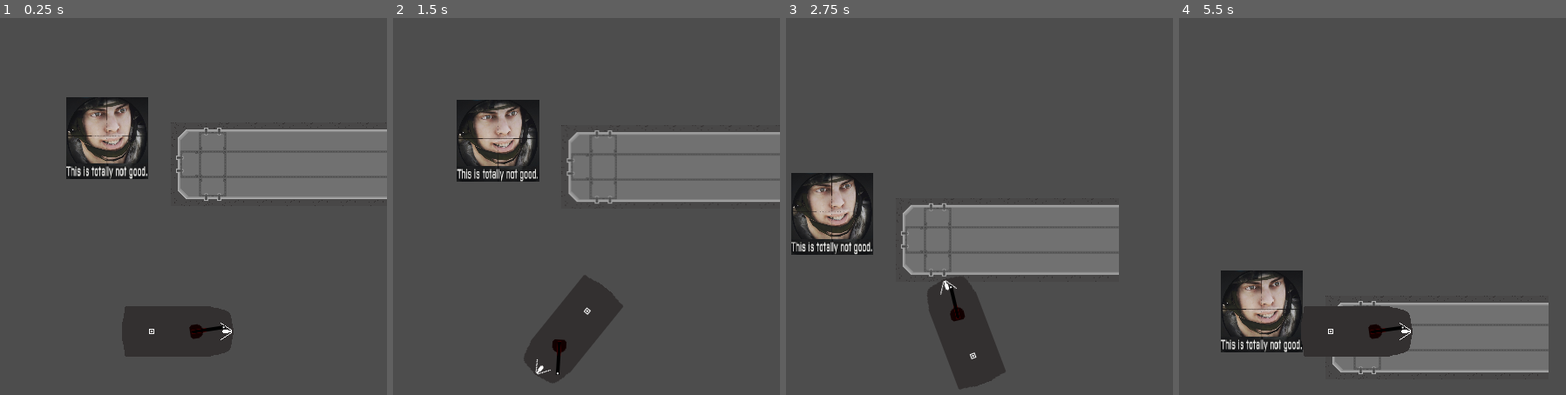
Above: before the commit, frames 1-4 (left to right).
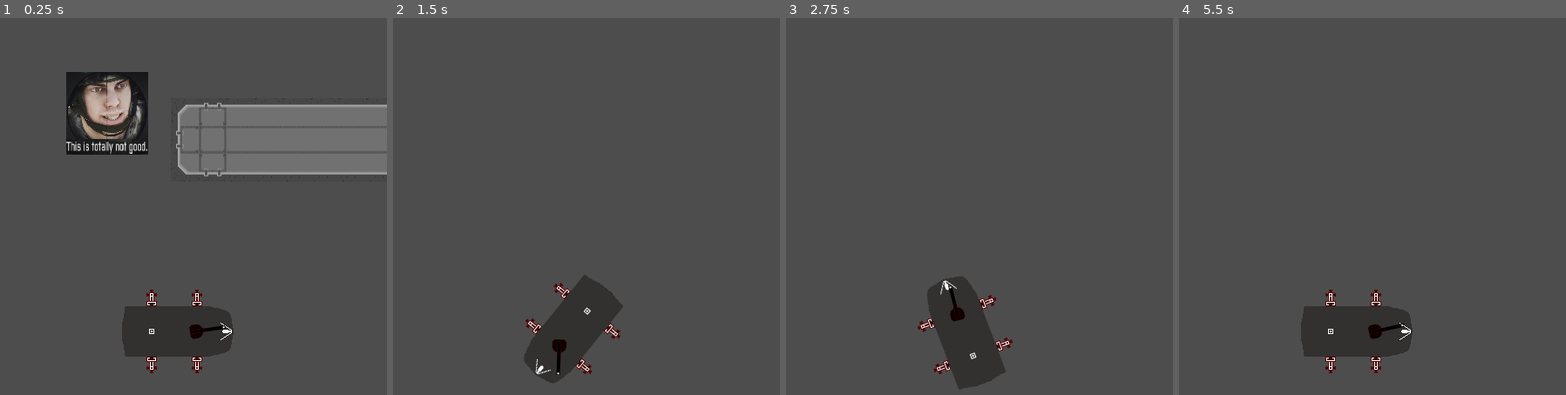
Above: after the commit, the same moments.

Repository: CatWizard47/WormGame
Game: Godot game, scene res://Scenes/main_test_thingy.tscn
The game is run twice, just before and just after one commit, with the same random seed, the same clock (stepped at 60 frames per second) and the same inputs.
Inputs (mouse positions are in pixels of both pictures, inside the frame that each line leads up to):
- Up to frame 1 (0.25 s): no input
- Up to frame 2 (1.5 s): move the mouse to (663, 300) at 0.52 s; press the mouse at (663, 300) at 0.53 s; hold D (move_right) 0.53-1.28 s; move the mouse to (485, 361) at 1.27 s; release the mouse at (485, 361) at 1.28 s; hold S (move_backward) from 1.28 s (still down); click (485, 361) at 1.35 s
- Up to frame 3 (2.75 s): move the mouse to (1006, 195) at 2.02 s; release S (move_backward) at 2.03 s; press the mouse at (1006, 195) at 2.03 s; hold D (move_right) from 2.03 s (still down)
- Up to frame 4 (5.5 s): move the mouse to (outside the picture) at 2.77 s; release D (move_right) at 2.78 s; release the mouse at (outside the picture) at 2.78 s; hold W (move_forward) 2.78-3.53 s; click (outside the picture) at 2.85 s; move the mouse to (outside the picture) at 3.52 s; press the mouse at (outside the picture) at 3.53 s; hold A (move_left) 3.53-5.03 s; move the mouse to (1233, 236) at 4.27 s; release the mouse at (1233, 236) at 4.28 s; click (1233, 236) at 4.35 s; move the mouse to (1376, 330) at 5.02 s; press the mouse at (1376, 330) at 5.03 s; hold S (move_backward) from 5.03 s (still down)

The runs differ from the first frame. In frame 1, 12% of the frame differs, in the area x 17-100%, y 14-95%; in frame 2, 14%; in frame 3, 14%, in the area x 1-87%, y 41-95%; in frame 4, 12%.

Commit message:
added test some sprites

Diff:
--- a/Scenes/player.tscn
+++ b/Scenes/player.tscn
@@ -3,6 +3,9 @@
 [ext_resource type="Script" uid="uid://m4n14id8pcxq" path="res://scripts/player.gd" id="1_6t5aa"]
 [ext_resource type="Texture2D" uid="uid://dxl8likyr37n8" path="res://Resources/Hulls/hull_test.png" id="2_onrkg"]
 [ext_resource type="PackedScene" uid="uid://bkhtrtgemtxcv" path="res://Scenes/player_main_turret.tscn" id="3_i3pqv"]
+[ext_resource type="Texture2D" uid="uid://cs8kn84pt41ia" path="res://Resources/Legs/leg_test_node.png" id="4_x3wgy"]
+[ext_resource type="Texture2D" uid="uid://dowar2fjcg3w5" path="res://Resources/Legs/leg_test_arm.png" id="5_3smsa"]
+[ext_resource type="Texture2D" uid="uid://j5ehjj5fyfu0" path="res://Resources/Legs/leg_test_foot.png" id="6_8erm5"]
 
 [sub_resource type="RectangleShape2D" id="RectangleShape2D_onrkg"]
 size = Vector2(127, 58)
@@ -18,7 +21,7 @@
 "speed": 5.0
 }]
 
-[node name="Player" type="RigidBody2D" unique_id=87806676]
+[node name="Player_test_hull" type="RigidBody2D" unique_id=87806676]
 collision_mask = 6
 script = ExtResource("1_6t5aa")
 max_velocity = 100
@@ -34,3 +37,63 @@
 
 [node name="player_main_turret" parent="." unique_id=444234207 instance=ExtResource("3_i3pqv")]
 position = Vector2(21, 0)
+
+[node name="leg_node_1" type="Sprite2D" parent="." unique_id=2116423017]
+z_index = 1
+position = Vector2(22, -35)
+rotation = -1.5707964
+texture = ExtResource("4_x3wgy")
+
+[node name="leg_arm" type="Sprite2D" parent="leg_node_1" unique_id=1105492731]
+z_index = -1
+position = Vector2(3, 0)
+texture = ExtResource("5_3smsa")
+
+[node name="leg_foot" type="Sprite2D" parent="leg_node_1/leg_arm" unique_id=1350448606]
+position = Vector2(4, 0)
+texture = ExtResource("6_8erm5")
+
+[node name="leg_node_3" type="Sprite2D" parent="." unique_id=783229104]
+z_index = 1
+position = Vector2(-30, -35)
+rotation = -1.5707964
+texture = ExtResource("4_x3wgy")
+
+[node name="leg_arm" type="Sprite2D" parent="leg_node_3" unique_id=514809511]
+z_index = -1
+position = Vector2(3, 0)
+texture = ExtResource("5_3smsa")
+
+[node name="leg_foot" type="Sprite2D" parent="leg_node_3/leg_arm" unique_id=341406469]
+position = Vector2(4, 0)
+texture = ExtResource("6_8erm5")
+
+[node name="leg_node_2" type="Sprite2D" parent="." unique_id=449876895]
+z_index = 1
+position = Vector2(22, 35)
+rotation = 1.5707964
+texture = ExtResource("4_x3wgy")
+
+[node name="leg_arm" type="Sprite2D" parent="leg_node_2" unique_id=596259082]
+z_index = -1
+position = Vector2(3, 0)
+texture = ExtResource("5_3smsa")
+
+[node name="leg_foot" type="Sprite2D" parent="leg_node_2/leg_arm" unique_id=1290171688]
+position = Vector2(4, 0)
+texture = ExtResource("6_8erm5")
+
+[node name="leg_node_4" type="Sprite2D" parent="." unique_id=470016949]
+z_index = 1
+position = Vector2(-30, 35)
+rotation = 1.5707964
+texture = ExtResource("4_x3wgy")
+
+[node name="leg_arm" type="Sprite2D" parent="leg_node_4" unique_id=215617958]
+z_index = -1
+position = Vector2(3, 0)
+texture = ExtResource("5_3smsa")
+
+[node name="leg_foot" type="Sprite2D" parent="leg_node_4/leg_arm" unique_id=988318903]
+position = Vector2(4, 0)
+texture = ExtResource("6_8erm5")
--- a/scripts/player.gd
+++ b/scripts/player.gd
@@ -4,6 +4,7 @@
 @export var acceleration_mult : int = 1
 @export var traction_Coefficient : float = 0.02 #MUST BE SMOL
 @export var max_velocity: int = 20
+@export var leg_reach: int = 20
 var screen_size # Size of the game window. # temp
 var velocity : Vector2
 var engine_power : float
@@ -54,6 +55,6 @@
 
 
 # Called every frame. 'delta' is the elapsed time since the previous frame.
-func _process(delta: float) -> void:
+func _physics_process(delta: float) -> void:
 	_movement(delta)
 	#print("position = ",position, " velocity = ", velocity.length(), "speed = ", engine_power)
--- a/scripts/player_main_turret.gd
+++ b/scripts/player_main_turret.gd
@@ -51,7 +51,7 @@
 	print(left_rotation_limit, "  ",rotation," ", right_rotation_limit)
 
 # Called every frame. 'delta' is the elapsed time since the previous frame.
-func _process(_delta: float) -> void:
+func _physics_process(_delta: float) -> void:
 	_rotate()
 	if Input.is_action_pressed("M1_clicked"):
 		print("Shootat:")
Binary file added: Resources/Legs/leg_test_arm.png
Not shown, added: Resources/Legs/leg_test_arm.png.import
Binary file added: Resources/Legs/leg_test_foot.png
Not shown, added: Resources/Legs/leg_test_foot.png.import
Binary file added: Resources/Legs/leg_test_node.png
Not shown, added: Resources/Legs/leg_test_node.png.import
